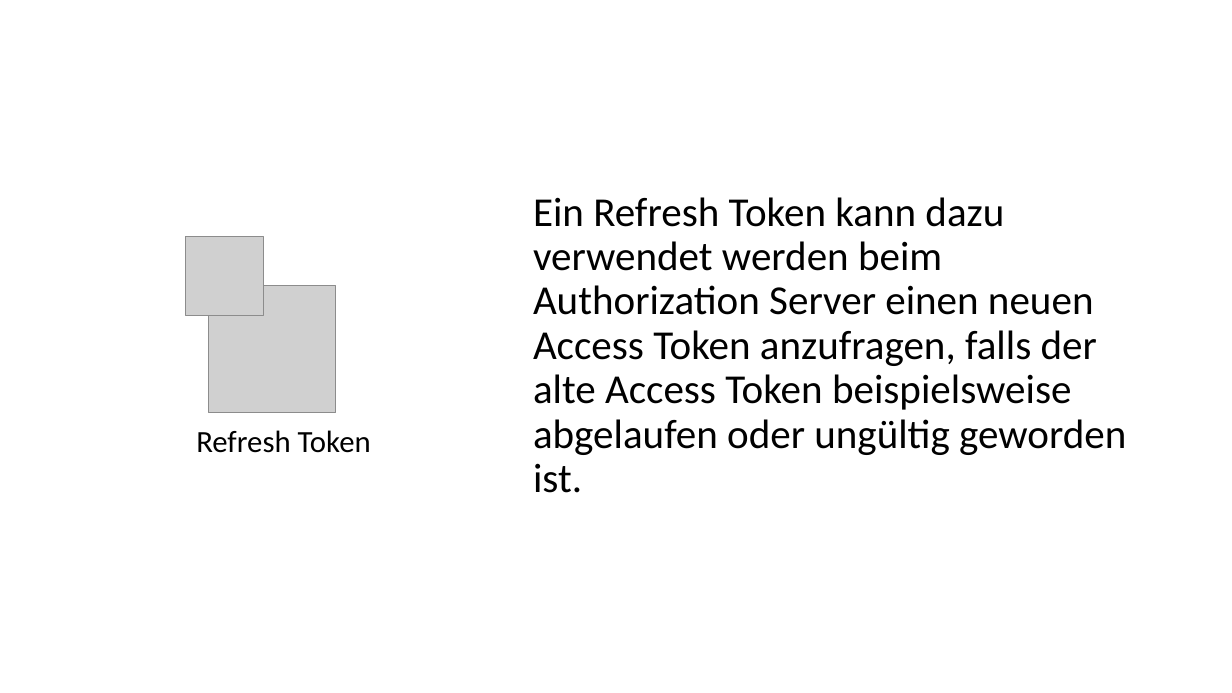
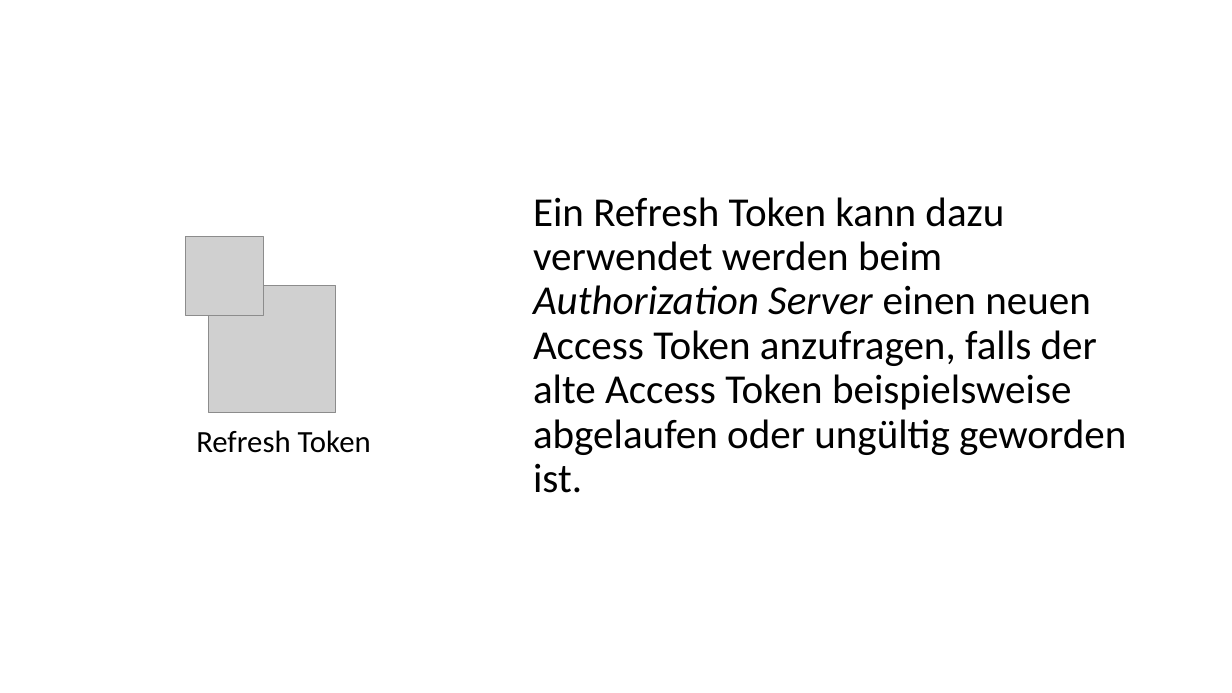
Before and after one commit to kalcik/talks-and-events, a slide deck: slide 20 of oidc-oauth/OpenIDConnect & OAuth.pptx. Drawn at 1232x693 pixels with LibreOffice and Linux fonts; fonts in the diff are those of the drawing; grey boxes stand for pictures. Boxes give left, top, right and bottom in pixels: in the first picture for what was removed or moved away, otherwise in the second. Text is boxed around its words. In the diff, an @@ line names an element or a change of style, - is before the commit and + after.

```diff
--- a/oidc-oauth/OpenIDConnect & OAuth.pptx
+++ b/oidc-oauth/OpenIDConnect & OAuth.pptx
@@ text "Ein Refresh Token kann dazu ..." at box(533, 197, 1126, 493): italic on in "Authorization Server" @@
```
Also in this commit, not shown: 9 other slides changed.
